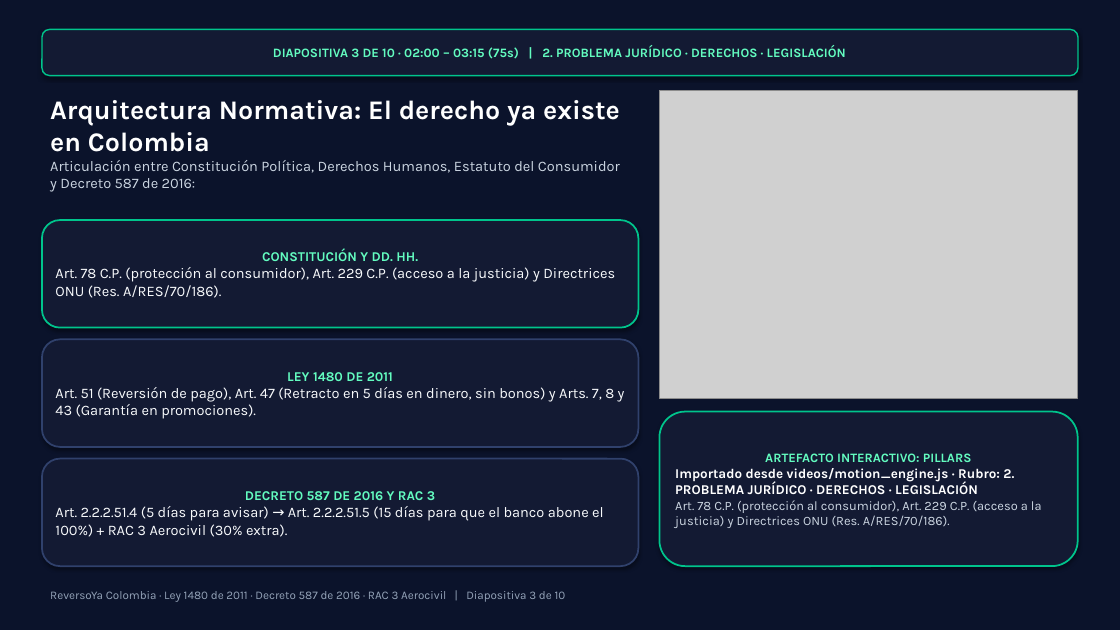
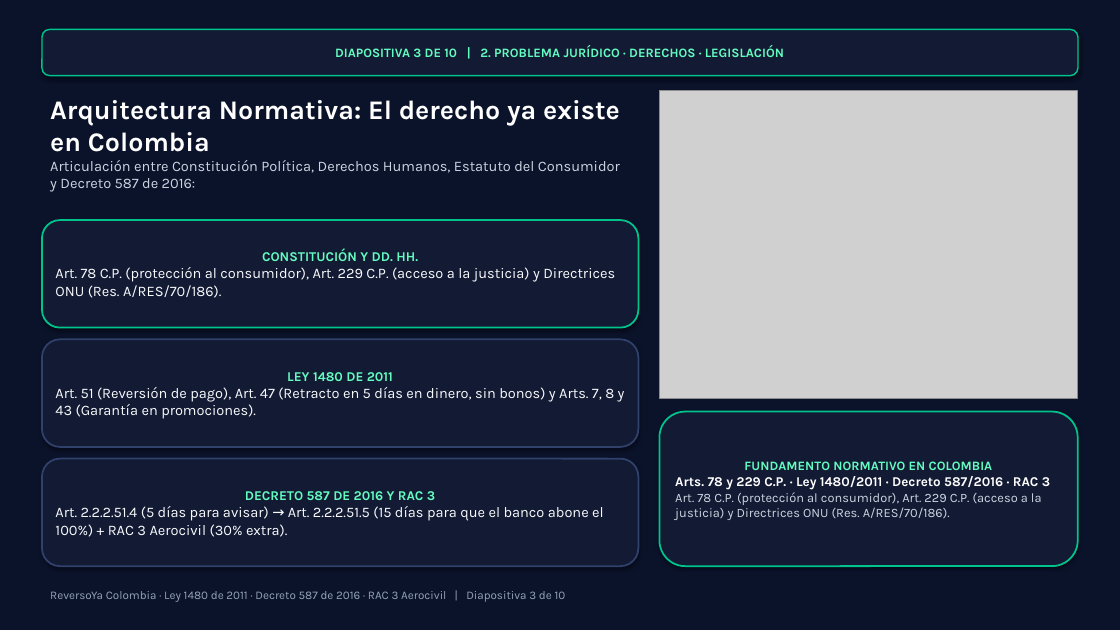
Before and after one commit to seagomezar/reversoya, a slide deck: slide 3 of ReversoYa_Presentacion_10Minutos.pptx. Drawn at 1120x630 pixels with LibreOffice and Linux fonts; fonts in the diff are those of the drawing; grey boxes stand for pictures. Boxes give left, top, right and bottom in pixels: in the first picture for what was removed or moved away, otherwise in the second. Text is boxed around its words. In the diff, an @@ line names an element or a change of style, - is before the commit and + after.

```diff
--- a/ReversoYa_Presentacion_10Minutos.pptx
+++ b/ReversoYa_Presentacion_10Minutos.pptx
@@ text in rounded rectangle at bbox=[335, 45, 784, 57]: text changed @@
-DIAPOSITIVA 3 DE 10 · 02:00 – 03:15 (75s) | 2. PROBLEMA JURÍDICO · DERECHOS · LEGISLACIÓN
+DIAPOSITIVA 3 DE 10 | 2. PROBLEMA JURÍDICO · DERECHOS · LEGISLACIÓN
@@ text in rounded rectangle at bbox=[675, 461, 1050, 490]: text changed @@
-ARTEFACTO INTERACTIVO: PILLARS
-Importado desde videos/motion_engine.js · Rubro: 2. PROBLEMA JURÍDICO · DERECHOS · LEGISLACIÓN
+FUNDAMENTO NORMATIVO EN COLOMBIA
+Arts. 78 y 229 C.P. · Ley 1480/2011 · Decreto 587/2016 · RAC 3
```
Also in this commit, not shown: 9 other slides changed, 12 other files.
